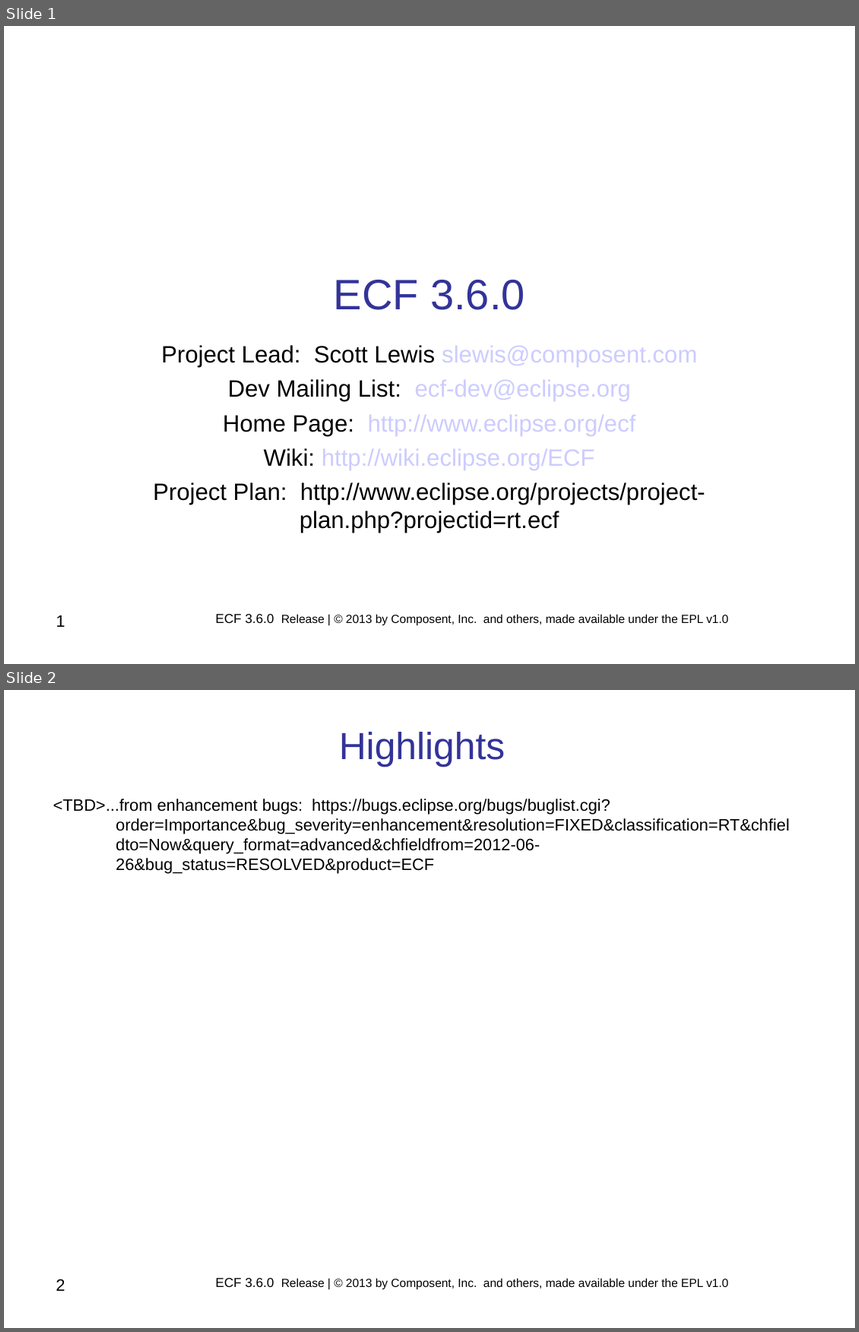
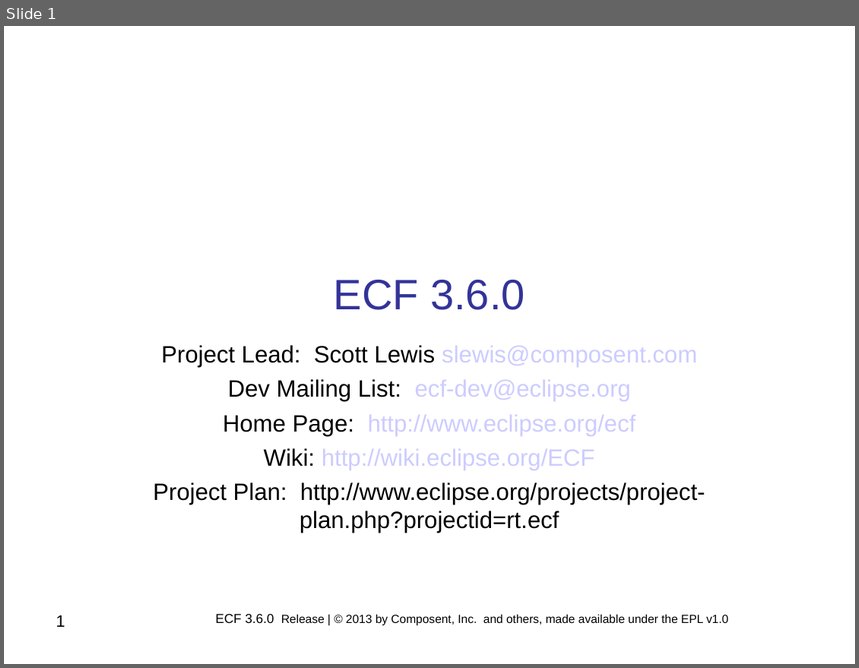
Before and after one commit to eclipse/ecf-website, a slide deck: reviews/ECF_Project_3.6.0_Release_Review.ppt. Shown one above the other, each under a label of ours: slides 1 and 2 before the commit, slide 1 after it. The pictures are 859x1332 and 859x668 pixels, drawn with LibreOffice and Linux fonts; fonts in the diff are those of the drawing; background and template pictures are left out. Boxes give left, top, right and bottom in pixels: in the first picture for what was removed or moved away, otherwise in the second. Text is boxed around its words. In the diff, an @@ line names an element or a change of style, - is before the commit and + after.

Commit message:
Changes to 3.6.0 release review slides.  Contribution from Tishan

```diff
--- a/reviews/ECF_Project_3.6.0_Release_Review.ppt
+++ b/reviews/ECF_Project_3.6.0_Release_Review.ppt
@@ slide 2 removed at box(4, 690, 855, 1328), background #FFFFFF @@
@@ text removed at box(339, 732, 505, 768) @@
-Highlights
@@ text removed at box(53, 799, 790, 874) @@
-<TBD>...from enhancement bugs: https://bugs.eclipse.org/bugs/buglist.cgi?order=Importance&bug_severity=enhancement&resolution=FIXED&classification=RT&chfieldto=Now&query_format=advanced&chfieldfrom=2012-06-26&bug_status=RESOLVED&product=ECF
@@ page number removed at box(56, 1279, 65, 1291) @@
-2
@@ text removed at box(215, 1278, 728, 1290) @@
-ECF 3.6.0 Release | © 2013 by Composent, Inc. and others, made available under the EPL v1.0
```
Also in this commit, not shown: 8 slides changed, 1 slide added.
